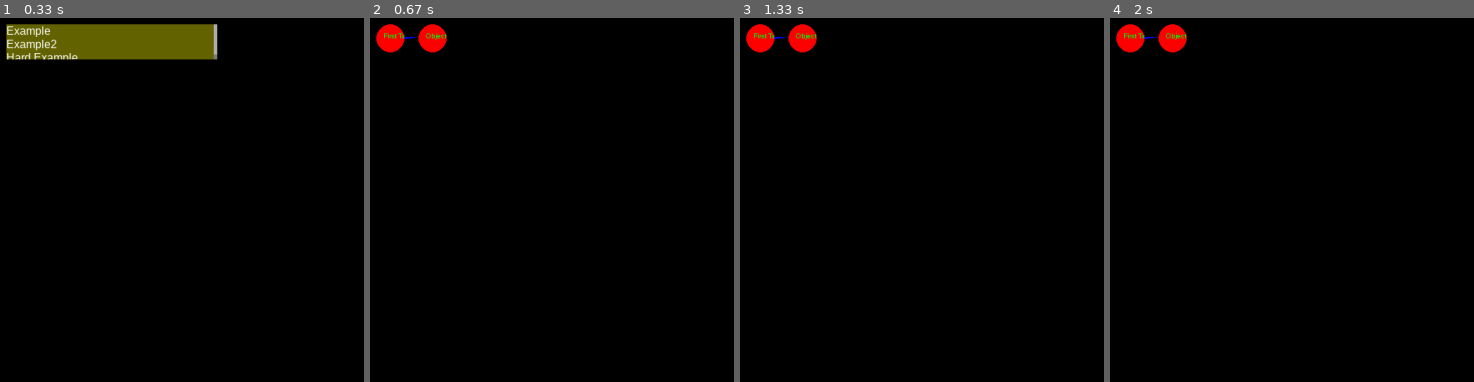
Above: before the commit, frames 1-4 (left to right).
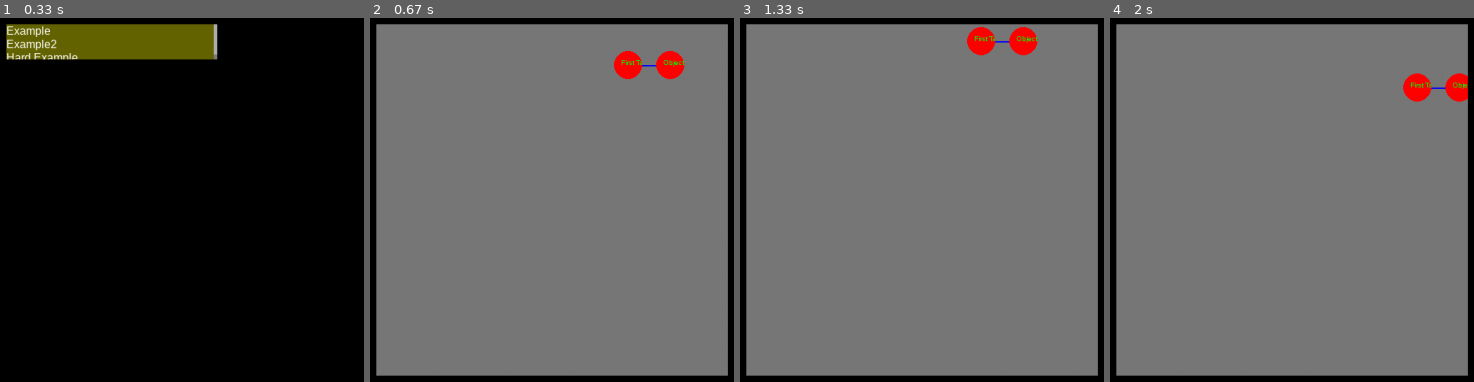
Above: after the commit, the same moments.

Repository: TeddyRoncin/NF06-ProjectManagement
Game: pygame game, started from src/main.py
Two runs of this game, one before a commit and one after it. Both use one fixed random seed, a clock stepped at 60 frames per second and the inputs below.
Inputs (mouse positions are in pixels of both pictures, inside the frame that each line leads up to):
- Up to frame 1 (0.33 s): no input
- Up to frame 2 (0.67 s): press the mouse at (479, 39) at 0.37 s; move the mouse to (599, 54) at 0.47 s; release the mouse at (719, 68) at 0.6 s
- Up to frame 3 (1.33 s): press the mouse at (849, 39) at 0.7 s; move the mouse to (838, 32) at 0.8 s; release the mouse at (827, 25) at 0.93 s; press the mouse at (972, 50) at 1.03 s; move the mouse to (976, 47) at 1.13 s; release the mouse at (980, 39) at 1.27 s
- Up to frame 4 (2 s): press the mouse at (1342, 50) at 1.37 s; move the mouse to (1248, 72) at 1.47 s; release the mouse at (1153, 94) at 1.6 s; press the mouse at (1204, 83) at 1.7 s; move the mouse to (1332, 87) at 1.8 s; release the mouse at (1459, 87) at 1.93 s

Frame 1 is identical in both runs. In frame 2, 94% of the frame differs, in the area x 1-99%, y 1-99%; in frame 3, 94%; in frame 4, 94%.

Commit message:
feat : tasks now have an id feat : added utility function "crop_bb_to_fit" fix : upstream and downstream information calculations lint : removed some print, commented code feat : now able to move the GanttWidget content

Diff:
--- a/src/Project.py
+++ b/src/Project.py
@@ -17,18 +17,16 @@
         non_loadable_projects = []
         for project_file_name in os.listdir("data/projects"):
             try:
+                print(f"Loading {project_file_name}")
                 with open("data/projects/" + project_file_name, "r") as file:
                     project_data = json.load(file)
-                    print(project_data)
-                    tasks = [Task() for _ in range(len(project_data["tasks"]))]
-                    print(len(tasks))
+                    tasks = [Task(i) for i in range(len(project_data["tasks"]))]
                     for i, task in enumerate(project_data["tasks"]):
                         tasks[i].name = task["name"]
                         tasks[i].description = task["description"]
                         for upstream_task in task["upstream"]:
-                            print(f"adding link between {tasks[i]} and {upstream_task}")
+                            print(f"Linking {tasks[i].id} and {upstream_task}")
                             tasks[i].add_upstream_task(tasks[upstream_task])
-                            print("done !")
                     # The first task of the list is the beginning task, and the second one is the project task
                     projects.append(Project(project_data["name"], project_data["description"], tasks[0], tasks[1]))
             #except Exception as e:
@@ -44,5 +42,5 @@
     def __init__(self, name, description="", beginning_task=None, project_task=None):
         self.name = name
         self.description = description
-        self.project_task = Task(name) if project_task is None else project_task
-        self.beginning_task = Task(name) if beginning_task is None else beginning_task
+        self.project_task = Task(1, name) if project_task is None else project_task
+        self.beginning_task = Task(0, name) if beginning_task is None else beginning_task
--- a/src/Task.py
+++ b/src/Task.py
@@ -5,11 +5,12 @@
 
 class Task:
 
-    def __init__(self, name="", description="", upstream_tasks=None, downstream_tasks=None, estimated_time=0):
+    def __init__(self, id, name="", description="", upstream_tasks=None, downstream_tasks=None, estimated_time=0):
         if downstream_tasks is None:
             downstream_tasks = []
         if upstream_tasks is None:
             upstream_tasks = []
+        self.id = id
         self.name = name
         self.description = description
         self.upstream_tasks = upstream_tasks
@@ -33,18 +34,34 @@
     def add_upstream_task(self, task):
         self.upstream_tasks.append(task)
         task.downstream_tasks.append(self)
-        if task.upstream_tasks_count >= self.upstream_tasks_count:
-            self.upstream_tasks_count = task.upstream_tasks_count + 1
-        if len(self.upstream_tasks) == 1:
-            self.max_upstream_tasks_depth = task.max_upstream_tasks_depth
-        else:
-            self.max_upstream_tasks_depth += task.max_upstream_tasks_depth
-        if self.downstream_tasks_count >= task.downstream_tasks_count:
-            task.downstream_tasks_count = self.downstream_tasks_count + 1
-        if len(task.downstream_tasks) == 1:
-            task.max_downstream_tasks_depth = self.max_downstream_tasks_depth
-        else:
-            task.max_downstream_tasks_depth += self.max_downstream_tasks_depth
+        self.update_upstream_info()
+        task.update_downstream_info()
+
+    def update_upstream_info(self):
+        self.upstream_tasks_count = 0
+        self.max_upstream_tasks_depth = 0
+        if len(self.upstream_tasks) == 0:
+            self.max_upstream_tasks_depth = 1
+        for upstream_task in self.upstream_tasks:
+            if upstream_task.upstream_tasks_count >= self.upstream_tasks_count:
+                self.upstream_tasks_count = upstream_task.upstream_tasks_count + 1
+            self.max_upstream_tasks_depth += upstream_task.max_upstream_tasks_depth
+        # Propagate changes to downstream tasks
+        for downstream_task in self.downstream_tasks:
+            downstream_task.update_upstream_info()
+
+    def update_downstream_info(self):
+        self.downstream_tasks_count = 0
+        self.max_downstream_tasks_depth = 0
+        if len(self.downstream_tasks) == 0:
+            self.max_downstream_tasks_depth = 1
+        for downstream_task in self.downstream_tasks:
+            if downstream_task.downstream_tasks_count >= self.downstream_tasks_count:
+                self.downstream_tasks_count = downstream_task.downstream_tasks_count + 1
+            self.max_downstream_tasks_depth += downstream_task.max_downstream_tasks_depth
+        # Propagate changes to upstream tasks
+        for upstream_task in self.upstream_tasks:
+            upstream_task.update_downstream_info()
 
     def __str__(self):
         return f"<Task name={self.name}>"
--- a/src/main.py
+++ b/src/main.py
@@ -9,10 +9,8 @@
 
     def __init__(self):
         self.projects, non_loadable = Project.load_projects()
-        print("projects loaded !")
         self.window = Window.instance
         self.window.set_screen(HomeScreen(self.projects))
-        print(Window.instance)
 
     def run(self):
         while True:
--- a/src/render/Window.py
+++ b/src/render/Window.py
@@ -3,8 +3,6 @@
 from utils.decorators import singleton
 
 pygame.init()
-
-print("importing")
 
 
 @singleton
@@ -27,8 +25,10 @@
         pygame.display.flip()
 
     def _render_widget(self, widget):
-        #pygame.Rect().clamp_ip()
-        widget.draw(self.screen.subsurface(widget.get_bb().clamp(self.screen.get_rect())))
+        bb = widget.get_bb()
+        if bb is None:
+            return
+        widget.draw(self.screen.subsurface(bb.clamp(self.screen.get_rect())))
         for child in widget.get_children():
             self._render_widget(child)
 
--- a/src/render/widget/GanttLinkWidget.py
+++ b/src/render/widget/GanttLinkWidget.py
@@ -1,35 +1,46 @@
-from math import sqrt
-
 import pygame
 
 from render.widget.Widget import Widget
+from utils.pygame_utils import crop_bb_to_fit
+
 
 class GanttLinkWidget(Widget):
 
-    def __init__(self, from_position, to_position):
+    def __init__(self, from_position, to_position, get_position_offset, get_parent_bb):
         super().__init__()
-        print("CREATION !!")
-        print(from_position, to_position)
-        # We inverse the sign because the y-axis goes down
-        slope = (to_position[1] - from_position[1]) / (to_position[0] - from_position[0])
-        delta_x = sqrt(20**2 / (slope**2 + 1))
-        delta_y = slope * delta_x
-        from_position = (from_position[0] + delta_x, from_position[1] + delta_y)
-        to_position = (to_position[0] - delta_x, to_position[1] - delta_y)
-        print(slope, delta_x, delta_y, from_position, to_position)
-        self.bb = pygame.Rect((from_position[0] - 3/2, from_position[1] - 3/2), (to_position[0] - from_position[0], to_position[1] - from_position[1]))
-        print(self.bb)
+        self.base_bb = pygame.Rect(from_position, (to_position[0] - from_position[0], to_position[1] - from_position[1]))
         if from_position[1] <= to_position[1]:
-            self.from_position = (3/2, 3/2)
-            self.to_position = (self.bb.width-3/2, self.bb.height-3/2)
+            self.from_position = (0, 0)
+            self.to_position = (self.base_bb.width, self.base_bb.height)
         else:
-            self.bb.y += self.bb.height
-            self.bb.height = -self.bb.height
-            self.from_position = (3/2, self.bb.height-3/2)
-            self.to_position = (self.bb.width-3/2, 3/2)
-        self.bb.width += 3
-        self.bb.height += 3
-        print(self.from_position, self.to_position, self.bb)
+            self.base_bb.y += self.base_bb.height
+            self.base_bb.height = -self.base_bb.height
+            self.from_position = (0, self.base_bb.height)
+            self.to_position = (self.base_bb.width, 0)
+        self.base_bb.width += 3
+        self.base_bb.height += 3
+        self.actual_bb = self.base_bb.copy()
+        self.get_position_offset = get_position_offset
+        self.get_parent_bb = get_parent_bb
 
     def draw(self, surface):
-        pygame.draw.line(surface, (0, 0, 255), self.from_position, self.to_position, 3)
+        offset = [0, 0]
+        parent_bb = self.get_parent_bb()
+        if self.actual_bb.x == parent_bb.x:
+            offset[0] = self.actual_bb.width - self.base_bb.width
+        elif self.actual_bb.x == parent_bb.x + parent_bb.width:
+            offset[0] = self.base_bb.width - self.actual_bb.width
+        if self.actual_bb.y == parent_bb.y:
+            offset[1] = -40 + self.actual_bb.height
+        elif self.actual_bb.y == parent_bb.y + parent_bb.height:
+            offset[1] = 40 - self.actual_bb.height
+        pygame.draw.line(surface, (0, 0, 255), (self.from_position[0] + offset[0], self.from_position[1] + offset[1]), (self.to_position[0] + offset[0], self.to_position[1] + offset[1]), 3)
+
+    def get_bb(self):
+        self.actual_bb = self.base_bb.move(self.get_position_offset())
+        parent_bb = self.get_parent_bb()
+        crop_bb_to_fit(self.actual_bb, parent_bb)
+        return self.actual_bb
+
+    def update_position_offset(self, offset):
+        self.bb = pygame.Rect(self.base_bb.x + offset[0], self.base_bb.y + offset[1], *self.base_bb.size)
--- a/src/render/widget/GanttTaskWidget.py
+++ b/src/render/widget/GanttTaskWidget.py
@@ -1,16 +1,41 @@
 import pygame
 
 from render.widget.Widget import Widget
+from utils.pygame_utils import crop_bb_to_fit
 
 
 class GanttTaskWidget(Widget):
 
-    def __init__(self, task, position):
+    def __init__(self, task, position, get_position_offset, get_parent_bb):
         super().__init__()
         self.task = task
-        self.bb = pygame.Rect(position[0] - 20, position[1] - 20, 40, 40)
+        self.base_bb = pygame.Rect(position[0] - 20, position[1] - 20, 40, 40)
+        self.bb = self.base_bb.copy()
+        # Avoid computations repetition in the draw function
+        self.actual_bb = self.bb.copy()
+        self.get_position_offset = get_position_offset
+        self.get_parent_bb = get_parent_bb
 
     def draw(self, surface):
-        pygame.draw.circle(surface, pygame.Color(255, 0, 0), (20, 20), 20)
+        offset = [0, 0]
+        parent_bb = self.get_parent_bb()
+        if self.actual_bb.x == parent_bb.x:
+            offset[0] = -40 + self.actual_bb.width
+        elif self.actual_bb.x == parent_bb.x + parent_bb.width:
+            offset[0] = 40 - self.actual_bb.width
+        if self.actual_bb.y == parent_bb.y:
+            offset[1] = -40 + self.actual_bb.height
+        elif self.actual_bb.y == parent_bb.y + parent_bb.height:
+            offset[1] = 40 - self.actual_bb.height
+        pygame.draw.circle(surface, pygame.Color(255, 0, 0), (20 + offset[0], 20 + offset[1]), 20)
         font = pygame.font.SysFont("Arial", 10)
-        surface.blit(font.render(self.task.name, False, pygame.Color(0, 255, 0)), (10, 10))
+        surface.blit(font.render(self.task.name, False, pygame.Color(0, 255, 0)), (10+offset[0], 10+offset[1]))
+
+    def get_bb(self):
+        self.actual_bb = self.base_bb.move(self.get_position_offset())
+        parent_bb = self.get_parent_bb()
+        crop_bb_to_fit(self.actual_bb, parent_bb)
+        return self.actual_bb
+
+    def update_position_offset(self, offset):
+        self.bb = pygame.Rect(self.base_bb.x + offset[0], self.base_bb.y + offset[1], *self.base_bb.size)
--- a/src/render/widget/GanttWidget.py
+++ b/src/render/widget/GanttWidget.py
@@ -13,14 +13,13 @@
         self.position = position
         self.bb = pygame.Rect(position[0], position[1], 500, 500)
         self.size = self.first_task.downstream_tasks_count * 20, 20 * (self.first_task.max_downstream_tasks_depth - 1) + 40 * self.first_task.max_downstream_tasks_depth
-        print(self.size)
-        print(self.first_task.max_downstream_tasks_depth)
         self.task_widgets = []
         self.link_widgets = []
         self.generate_widgets(self.first_task, 20, self.size[1] / 2)
+        self.position_offset = (0, 0)
 
     def generate_widgets(self, start, x, y):
-        self.task_widgets.append(GanttTaskWidget(start, (x+self.bb.x, y+self.bb.y)))
+        self.task_widgets.append(GanttTaskWidget(start, (x+self.bb.x, y+self.bb.y), lambda: self.position_offset, self.get_bb))
         while len(start.downstream_tasks):
             last_x = x
             last_y = y
@@ -30,42 +29,32 @@
                 for downstream_task in start.downstream_tasks:
                     y_increase = (20 * (downstream_task.max_downstream_tasks_depth - 1) + 40 * downstream_task.max_downstream_tasks_depth) / 2
                     y += y_increase
-                    self.link_widgets.append(GanttLinkWidget((last_x+self.bb.x, last_y+self.bb.y), (x+self.bb.x, y+self.bb.y)))
+                    self.link_widgets.append(GanttLinkWidget((last_x+self.bb.x, last_y+self.bb.y), (x+self.bb.x, y+self.bb.y), lambda: self.position_offset, self.get_bb))
                     self.generate_widgets(downstream_task, x, y)
                     y += y_increase + 20
                 return
             new_start = start.downstream_tasks[0]
             if new_start.upstream_tasks[0] != start:
                 widget = [widget for widget in self.task_widgets if widget.task == new_start][0]
-                self.link_widgets.append(GanttLinkWidget((last_x+self.bb.x, last_y+self.bb.y), (widget.bb.x+widget.bb.width/2, widget.bb.y+widget.bb.height/2)))
+                self.link_widgets.append(GanttLinkWidget((last_x+self.bb.x, last_y+self.bb.y), (widget.bb.x+widget.bb.width/2, widget.bb.y+widget.bb.height/2), lambda: self.position_offset, self.get_bb))
                 return
             if len(new_start.upstream_tasks) != 1:
                 new_start_height = 20 * (new_start.max_upstream_tasks_depth - 1) + 40 * new_start.max_upstream_tasks_depth
                 start_height = 20 * (start.max_upstream_tasks_depth - 1) + 40 * start.max_upstream_tasks_depth
                 y += new_start_height/2 - start_height/2
             start = new_start
-            self.link_widgets.append(GanttLinkWidget((last_x+self.bb.x, last_y+self.bb.y), (x+self.bb.x, y+self.bb.y)))
-            self.task_widgets.append(GanttTaskWidget(start, (x+self.bb.x, y+self.bb.y)))
+            self.link_widgets.append(GanttLinkWidget((last_x+self.bb.x, last_y+self.bb.y), (x+self.bb.x, y+self.bb.y), lambda: self.position_offset, self.get_bb))
+            self.task_widgets.append(GanttTaskWidget(start, (x+self.bb.x, y+self.bb.y), lambda: self.position_offset, self.get_bb))
 
     def get_children(self):
         yield from self.link_widgets
         yield from self.task_widgets
 
-    """def get_horizontal_nodes_count(self, start):
-        # Keep track of how many nodes there are from this one
-        horizontal_nodes_count = 1
-        # As long as there are downstream nodes, ie this is not the last node
-        while len(start.downstream_nodes) != 0:
-            # We found another node
-            horizontal_nodes_count += 1
-            # If there are multiple downstream nodes, we have to increase horizontal_nodes_count with a recursive call
-            if len(start.downstream_nodes) != 1:
-                # Sub length is the length from the downstream nodes
-                sub_length = 0
-                for downstream_node in start.downstream_nodes:
-                    # We don't care about smaller branches
-                    sub_length = max(sub_length, self.get_horizontal_nodes_count(downstream_node))
-                return horizontal_nodes_count + sub_length
-            # If there is only one node, then we just continue in the tree
-            start = start.downstream_nodes[0]
-        return horizontal_nodes_count"""
+    def draw(self, surface):
+        surface.fill((120, 120, 120))
+
+    def on_mouse_motion_bb(self, pos, motion, buttons):
+        if buttons[pygame.BUTTON_LEFT-1] == 1:
+            self.position_offset = (self.position_offset[0] + motion[0], self.position_offset[1] + motion[1])
+            for child in self.get_children():
+                child.update_position_offset(self.position_offset)
--- a/src/utils/pygame_utils.py
+++ b/src/utils/pygame_utils.py
@@ -3,3 +3,19 @@
 
 def get_font_height(font):
     return font.size(string.printable)[1]
+
+
+def crop_bb_to_fit(bb, bb_to_fit):
+    if bb.x < bb_to_fit.x:
+        bb.width += bb.x - bb_to_fit.x
+        bb.x = bb_to_fit.x
+    if bb.x + bb.width > bb_to_fit.x + bb_to_fit.width:
+        bb.width = bb_to_fit.x + bb_to_fit.width - bb.x
+        bb.x = bb_to_fit.x + bb_to_fit.width - bb.width
+    if bb.y < bb_to_fit.y:
+        bb.height += bb.y - bb_to_fit.y
+        bb.y = bb_to_fit.y
+    if bb.y + bb.height > bb_to_fit.y + bb_to_fit.height:
+        bb.height = bb_to_fit.y + bb_to_fit.height - bb.y
+        bb.y = bb_to_fit.y + bb_to_fit.height - bb.height
+    return bb
